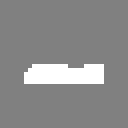
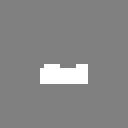
Layers edited between the first and the second w=128, h=128 image:
painted on "Layer 3" over (24, 64, 104, 84)
